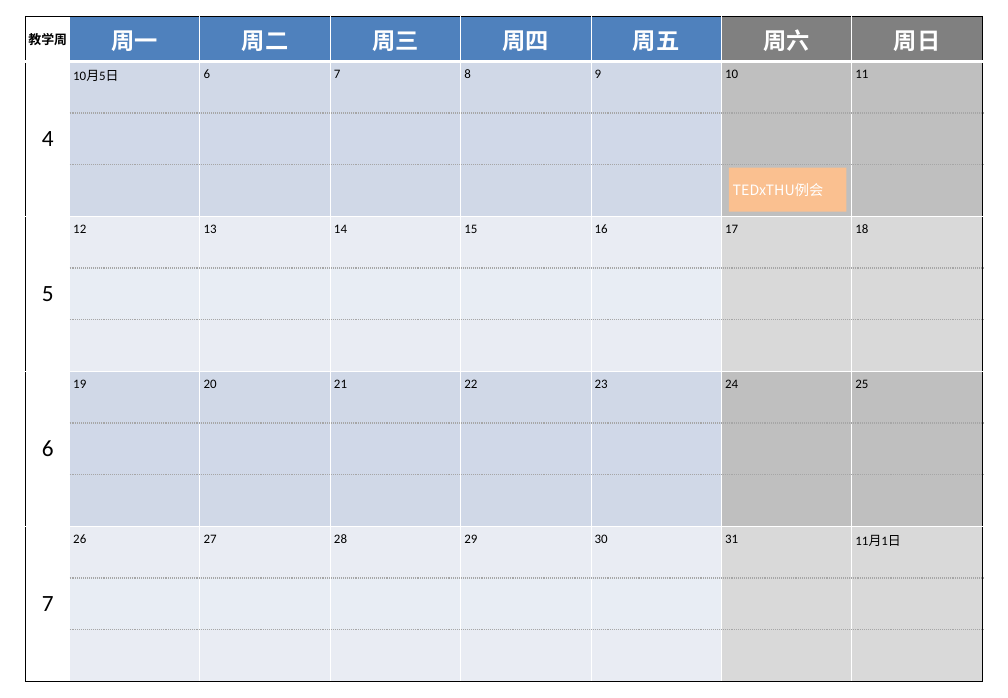
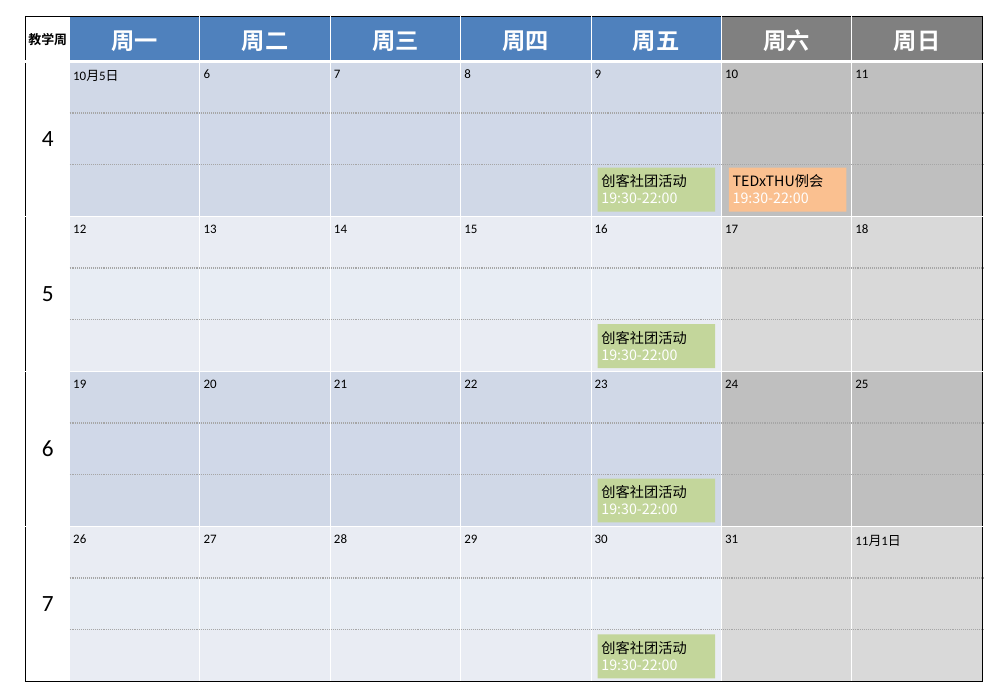
Before and after one commit to woodyme/i.center_my_workzone, a slide deck: slide 1 of 训练中心创客交叉融合空间建设/admin/新大楼规划建设/创客空间使用月历.pptx. Drawn at 1008x698 pixels with LibreOffice and Linux fonts; fonts in the diff are those of the drawing. Boxes give left, top, right and bottom in pixels: in the first picture for what was removed or moved away, otherwise in the second. Text is boxed around its words. In the diff, an @@ line names an element or a change of style, - is before the commit and + after.

Commit message:
update 创客空间使用月历 创客社团活动

```diff
--- a/训练中心创客交叉融合空间建设/admin/新大楼规划建设/创客空间使用月历.pptx
+++ b/训练中心创客交叉融合空间建设/admin/新大楼规划建设/创客空间使用月历.pptx
@@ rectangle added at (598,168,715,211), fill #C3D69B, 11 pt, text #FFFFFF @@
+创客社团活动
+19:30-22:00
@@ text in rectangle at (733,174,824,187): text colour #FFFFFF to #000000 in "TEDxTHU例会" @@
@@ text in rectangle at (733,192,809,203): paragraph added @@
+19:30-22:00
@@ rectangle added at (598,324,715,368), fill #C3D69B, 11 pt, text #FFFFFF @@
+创客社团活动
+19:30-22:00
@@ rectangle added at (598,478,715,522), fill #C3D69B, 11 pt, text #FFFFFF @@
+创客社团活动
+19:30-22:00
@@ rectangle added at (598,635,715,679), fill #C3D69B, 11 pt, text #FFFFFF @@
+创客社团活动
+19:30-22:00
```
Also in this commit, not shown: 1 other slide changed, 1 other file.
